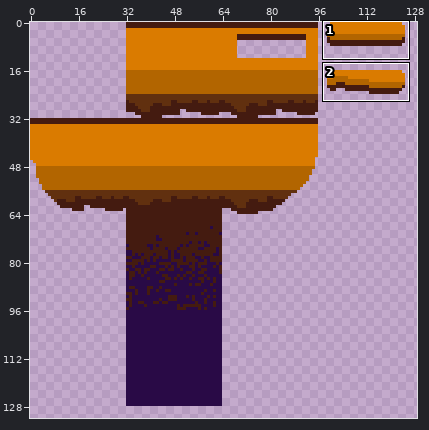
Sprite sheet -- res/images/ld41-tiles.png. Above: a wide view before the commit, with the close-up outlined.
Close-up. Before:
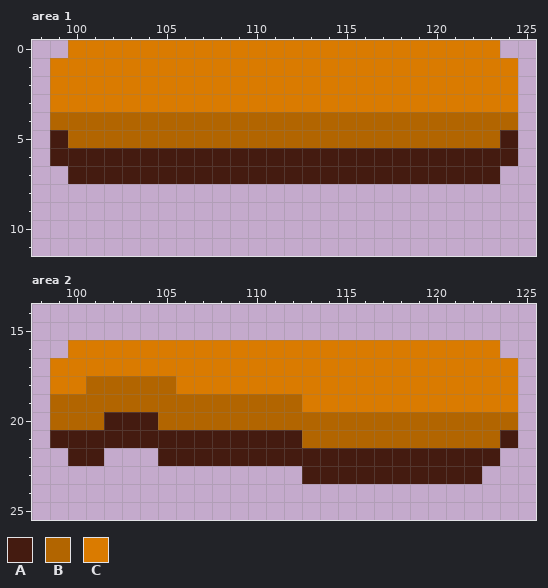
The file is 320x160 pixels. Shown: area 1: x 98..125, y 0..11; area 2: x 98..125, y 14..25. The wide view leaves out empty margins. The commit also changed other parts of the picture, which this record leaves out.
Palette (. is transparent): A #441b10  B #b26500  C #da7b00
Pixels before, area 1, first column x 99:
0 .CCCCCCCCCCCCCCCCCCCCCCCC.
1 CCCCCCCCCCCCCCCCCCCCCCCCCC
2 CCCCCCCCCCCCCCCCCCCCCCCCCC
3 CCCCCCCCCCCCCCCCCCCCCCCCCC
4 BBBBBBBBBBBBBBBBBBBBBBBBBB
5 ABBBBBBBBBBBBBBBBBBBBBBBBA
6 AAAAAAAAAAAAAAAAAAAAAAAAAA
7 .AAAAAAAAAAAAAAAAAAAAAAAA.
Pixels before, area 2, first column x 99:
16 .CCCCCCCCCCCCCCCCCCCCCCCC.
17 CCCCCCCCCCCCCCCCCCCCCCCCCC
18 CCBBBBBCCCCCCCCCCCCCCCCCCC
19 BBBBBBBBBBBBBBCCCCCCCCCCCC
20 BBBAAABBBBBBBBBBBBBBBBBBBB
21 AAAAAAAAAAAAAABBBBBBBBBBBA
22 .AA...AAAAAAAAAAAAAAAAAAA.
23 ..............AAAAAAAAAA..
After:
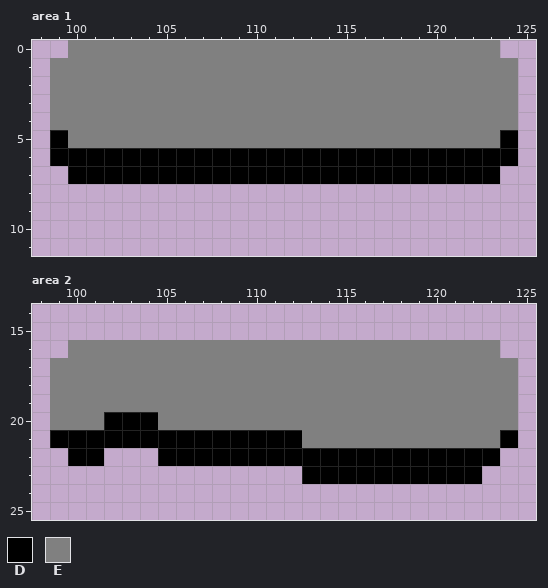
Colours new in this view: D #000000  E #808080
Changes in this commit:
Changed rows in their new state; - is an unchanged pixel.
Area 1:
first column x 99:
 0 -EEEEEEEEEEEEEEEEEEEEEEEE-
 1 EEEEEEEEEEEEEEEEEEEEEEEEEE
 2 EEEEEEEEEEEEEEEEEEEEEEEEEE
 3 EEEEEEEEEEEEEEEEEEEEEEEEEE
 4 EEEEEEEEEEEEEEEEEEEEEEEEEE
 5 DEEEEEEEEEEEEEEEEEEEEEEEED
 6 DDDDDDDDDDDDDDDDDDDDDDDDDD
 7 -DDDDDDDDDDDDDDDDDDDDDDDD-
Area 2:
first column x 99:
16 -EEEEEEEEEEEEEEEEEEEEEEEE-
17 EEEEEEEEEEEEEEEEEEEEEEEEEE
18 EEEEEEEEEEEEEEEEEEEEEEEEEE
19 EEEEEEEEEEEEEEEEEEEEEEEEEE
20 EEEDDDEEEEEEEEEEEEEEEEEEEE
21 DDDDDDDDDDDDDDEEEEEEEEEEED
22 -DD---DDDDDDDDDDDDDDDDDDD-
23 --------------DDDDDDDDDD--
